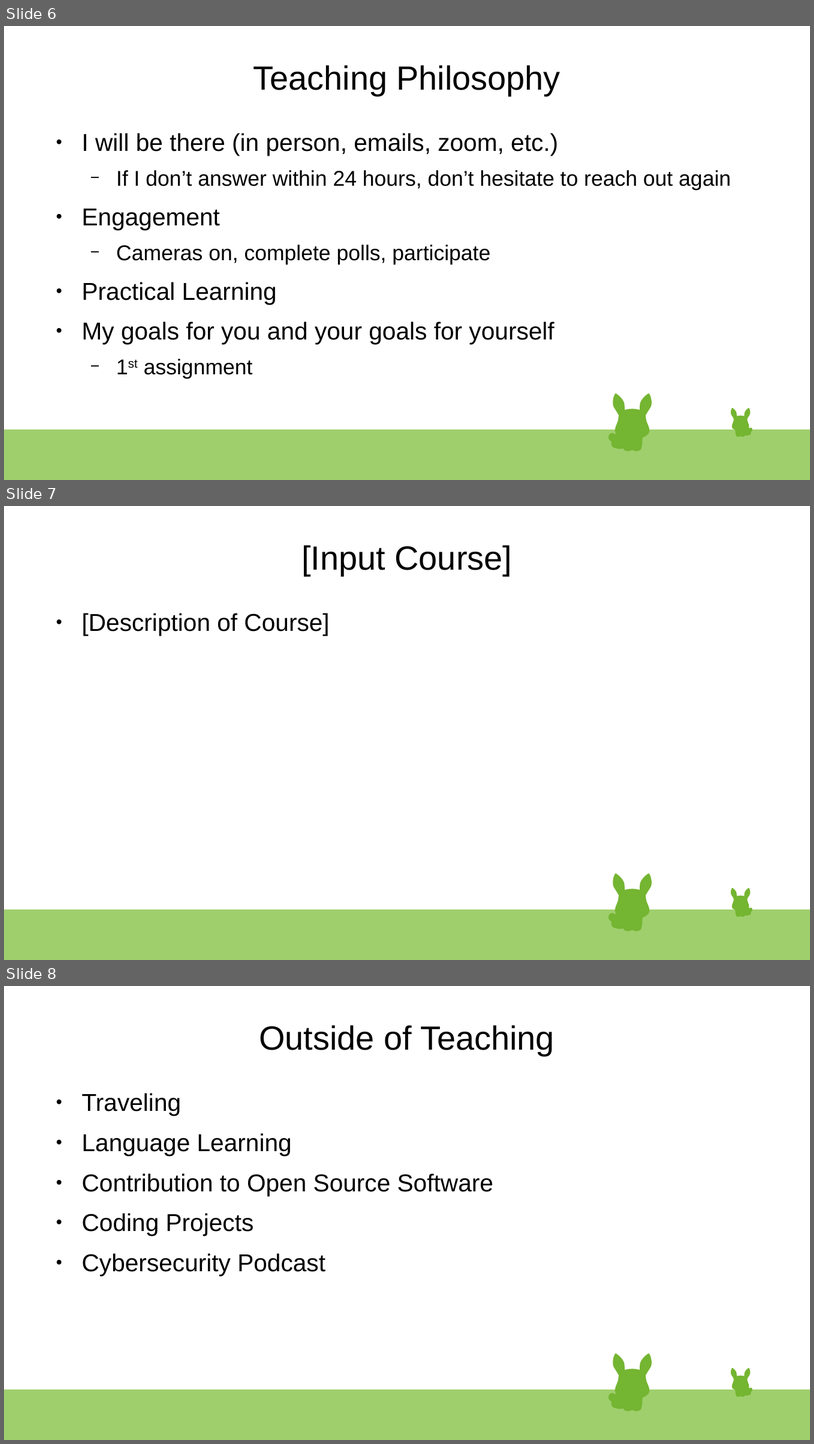
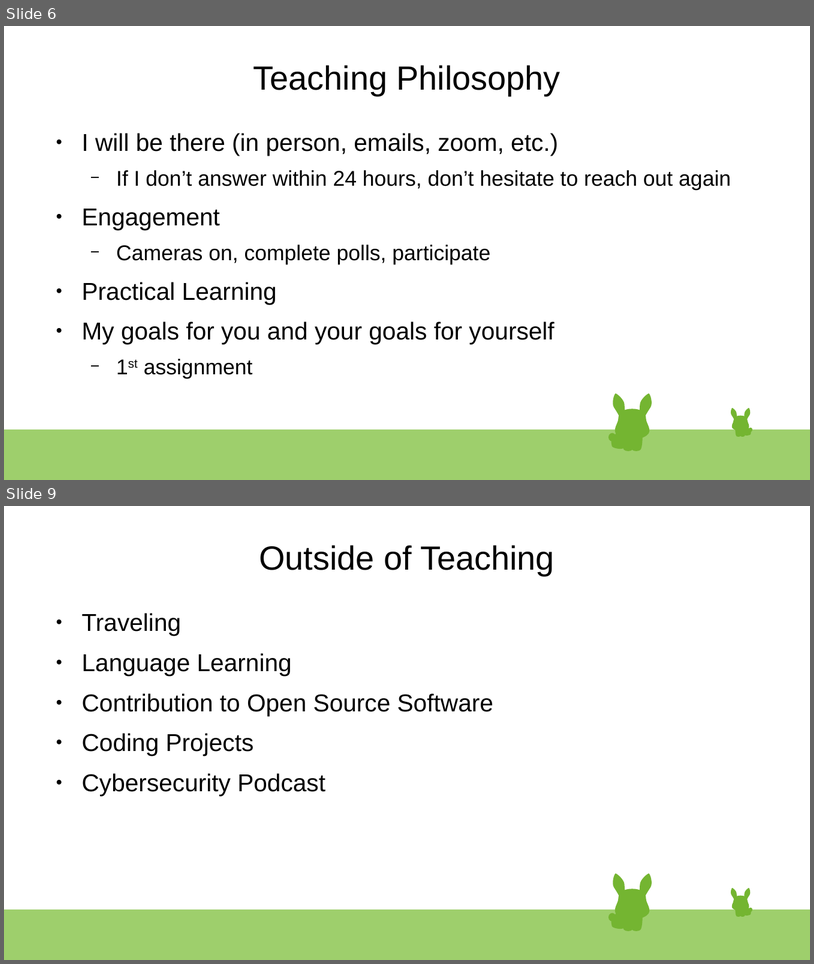
Before and after one commit to xXxSpicyBoiiixXx/CIS-181, a slide deck: Introductions.odp. Shown one above the other, each under a label of ours: slides 6, 7 and 8 before the commit, slides 6 and 9 after it; the slides between them are not shown. The pictures are 814x1444 and 814x964 pixels, drawn with LibreOffice and Linux fonts; fonts in the diff are those of the drawing. Boxes give left, top, right and bottom in pixels: in the first picture for what was removed or moved away, otherwise in the second. Text is boxed around its words. In the diff, an @@ line names an element or a change of style, - is before the commit and + after.

```diff
--- a/Introductions.odp
+++ b/Introductions.odp
@@ slide 7 removed at [4,506,810,960], background #FFFFFF; not listed: 47 template elements that a slide beside it also shows @@
@@ title removed at [302,545,513,576] @@
-[Input Course]
@@ text removed at [82,613,329,636] @@
-● [Description of Course]
@@ what was slide 8 is now slide 9 @@
```
Also in this commit, not shown: 3 slides changed, 2 slides added, 6 other files.
